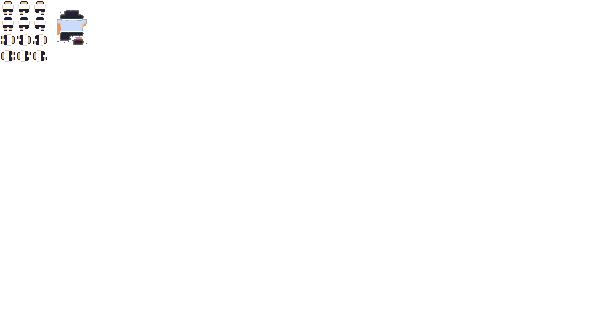
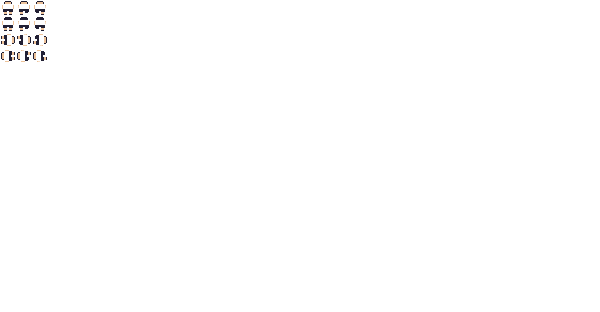
Layered file, before and after one edit (600x312). Changes by layer:
painted on "player1-sheet.png" over (57, 10, 87, 45)
